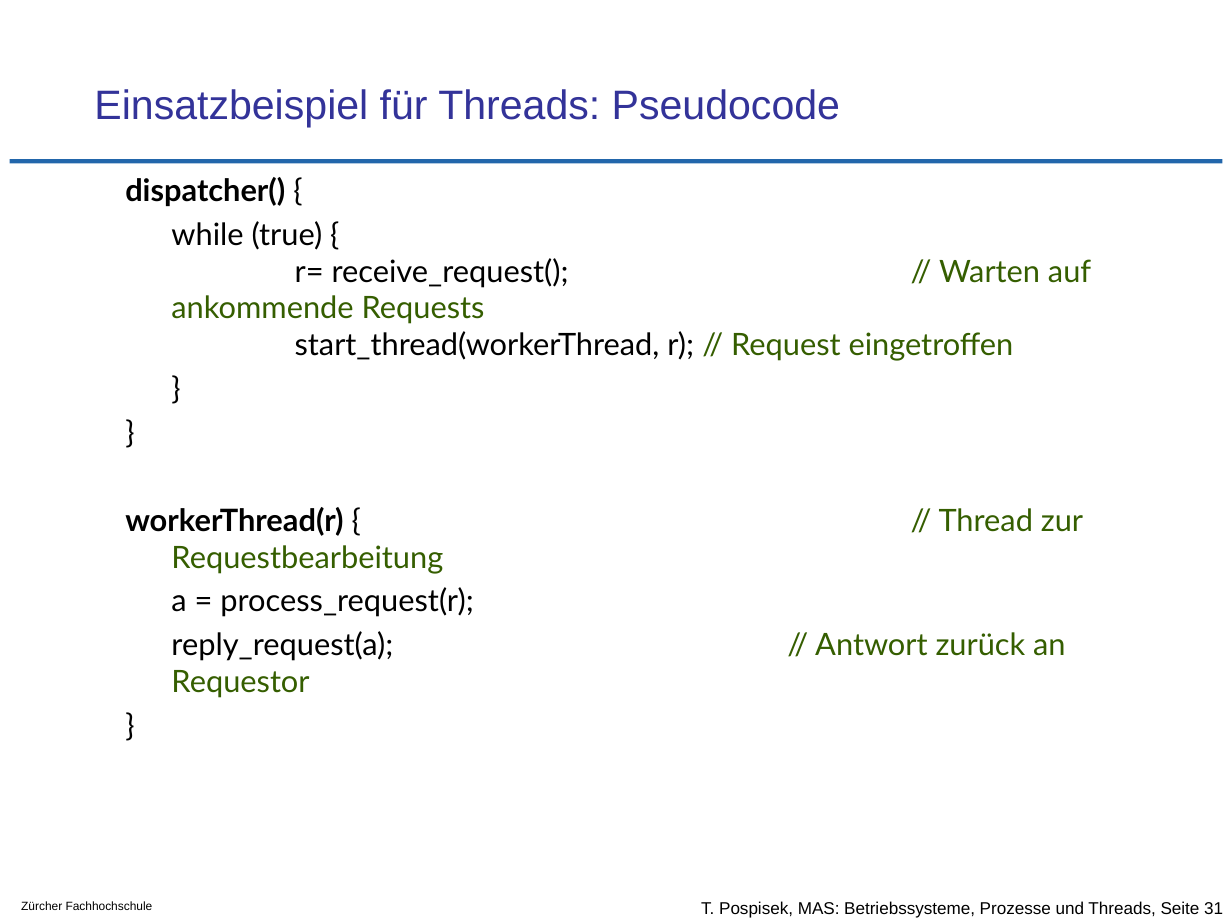
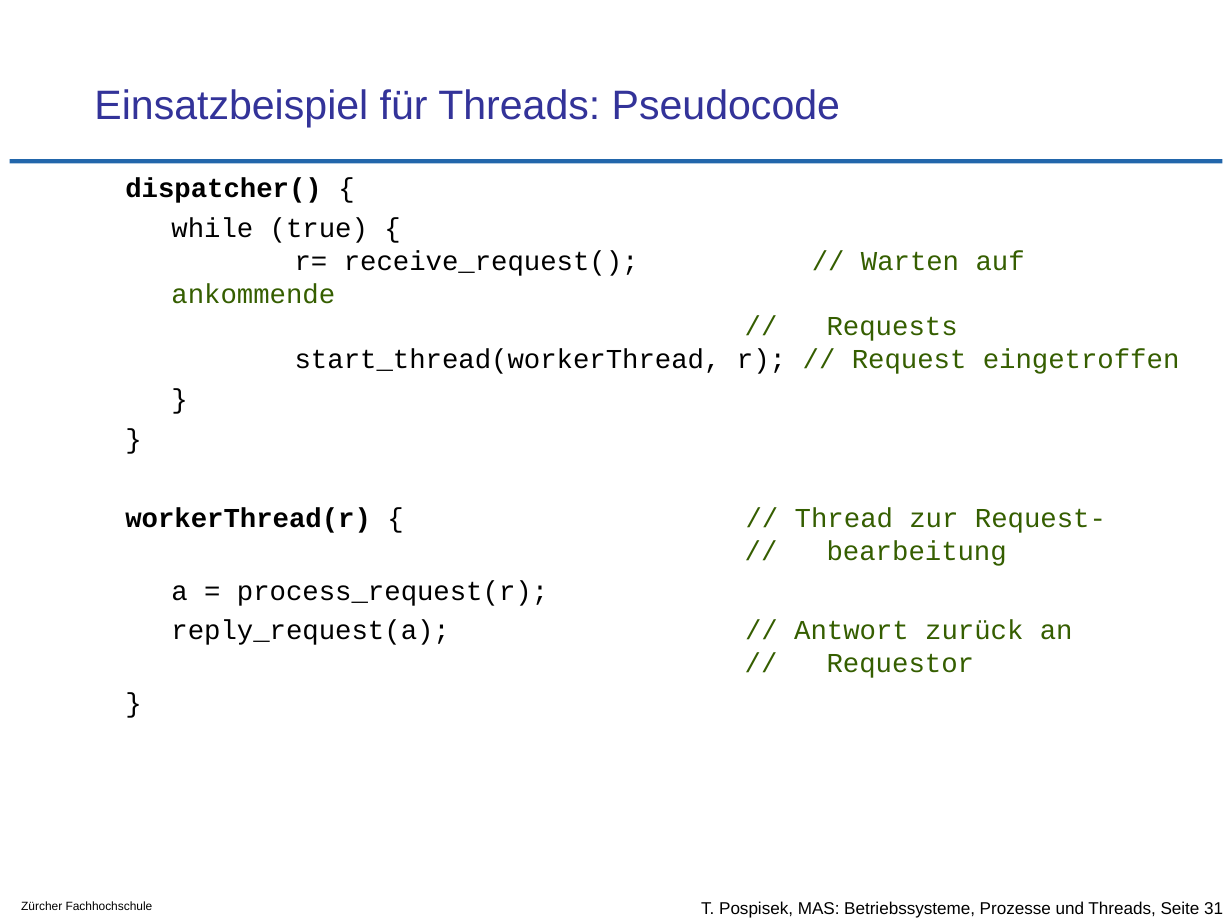
Before and after one commit to tpo/betriebssysteme, a slide deck: slide 31 of 05-2_Prozesse_und_Threads.odp. Drawn at 1232x924 pixels with LibreOffice and Linux fonts; fonts in the diff are those of the drawing; background and template pictures are left out. Boxes give left, top, right and bottom in pixels: in the first picture for what was removed or moved away, otherwise in the second. Text is boxed around its words. In the diff, an @@ line names an element or a change of style, - is before the commit and + after.

```diff
--- a/05-2_Prozesse_und_Threads.odp
+++ b/05-2_Prozesse_und_Threads.odp
@@ text at [125,178,548,606]: size 18 to 16 pt, font Lato to Courier New in "dispatcher() {", "}", "}", "a = process_request(r);" and 1 more places @@
@@ text at [171,218,1180,374]: text changed; size 18 to 16 pt; font Lato to Courier New @@
-while (true) {
-r= receive_request(); // Warten auf ankommende Requests
-start_thread(workerThread, r); // Request eingetroffen
+while (true) {
+r= receive_request(); // Warten auf ankommende
+// Requests
+start_thread(workerThread, r); // Request eingetroffen
@@ text at [125,508,371,533]: text changed; size 18 to 16 pt; font Lato to Courier New @@
-workerThread(r) { // Thread zur Requestbearbeitung
+workerThread(r) { // Thread zur Request-
+// bearbeitung
@@ text at [171,620,1073,678]: text changed; size 18 to 16 pt; font Lato to Courier New @@
-reply_request(a); // Antwort zurück an Requestor
+reply_request(a); // Antwort zurück an
+// Requestor
```
Also in this commit, not shown: 5 other slides changed.
